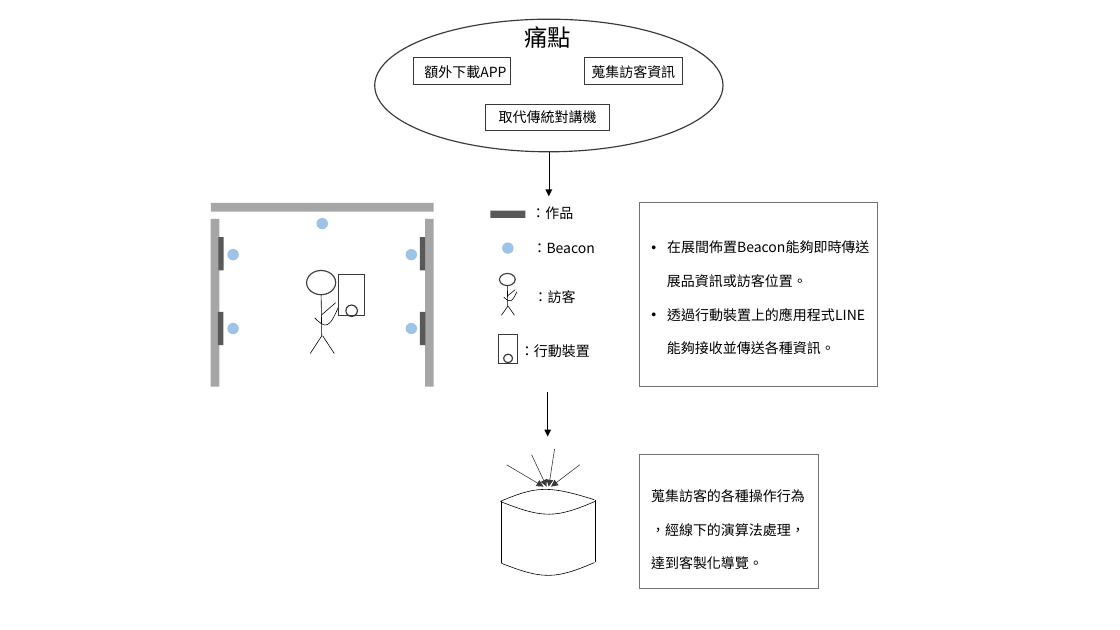
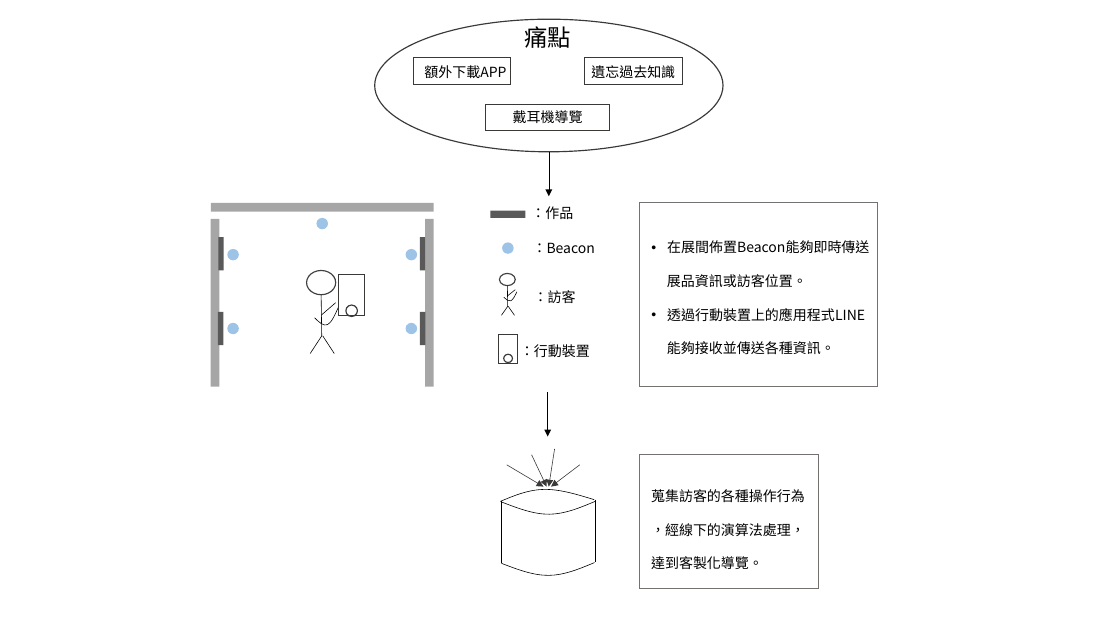
Before and after one commit to littleching26/master-thesis, a slide deck: slide 2 of demoPic.pptx (slide 5 before the commit). Drawn at 1120x630 pixels with LibreOffice and Linux fonts; fonts in the diff are those of the drawing. Boxes give left, top, right and bottom in pixels: in the first picture for what was removed or moved away, otherwise in the second. Text is boxed around its words. In the diff, an @@ line names an element or a change of style, - is before the commit and + after.

```diff
--- a/demoPic.pptx
+++ b/demoPic.pptx
@@ text at bbox=[591, 65, 675, 78]: text changed @@
-蒐集訪客資訊
+遺忘過去知識
@@ text in rectangle at bbox=[513, 110, 583, 123]: text changed @@
-取代傳統對講機
+戴耳機導覽
```
Also in this commit, not shown: 1 other slide changed, 1 slide added, 2 other files.
